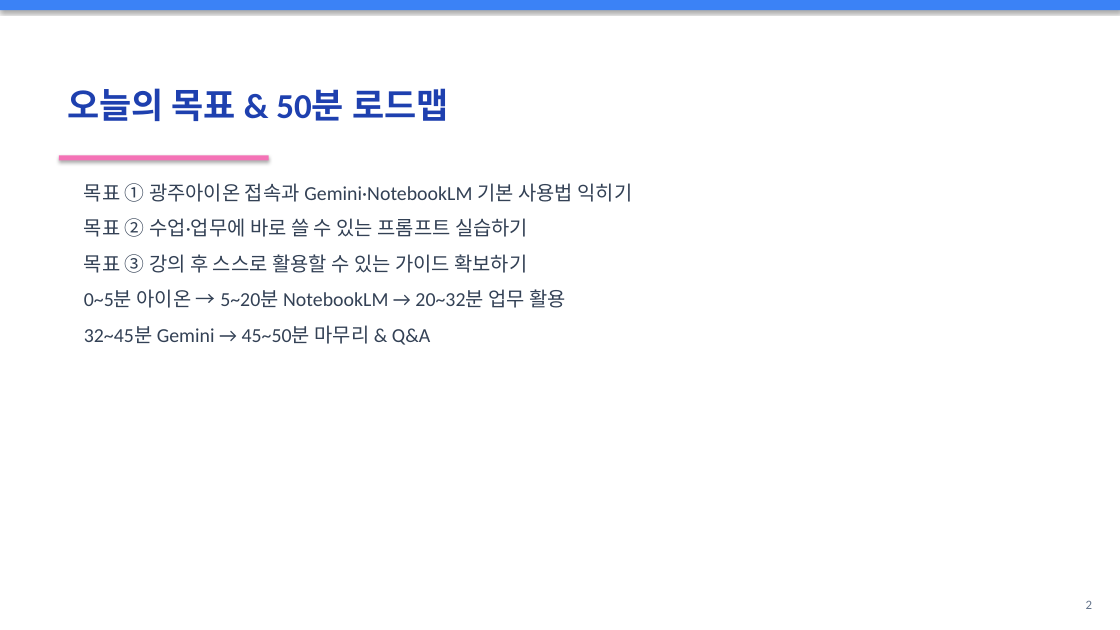
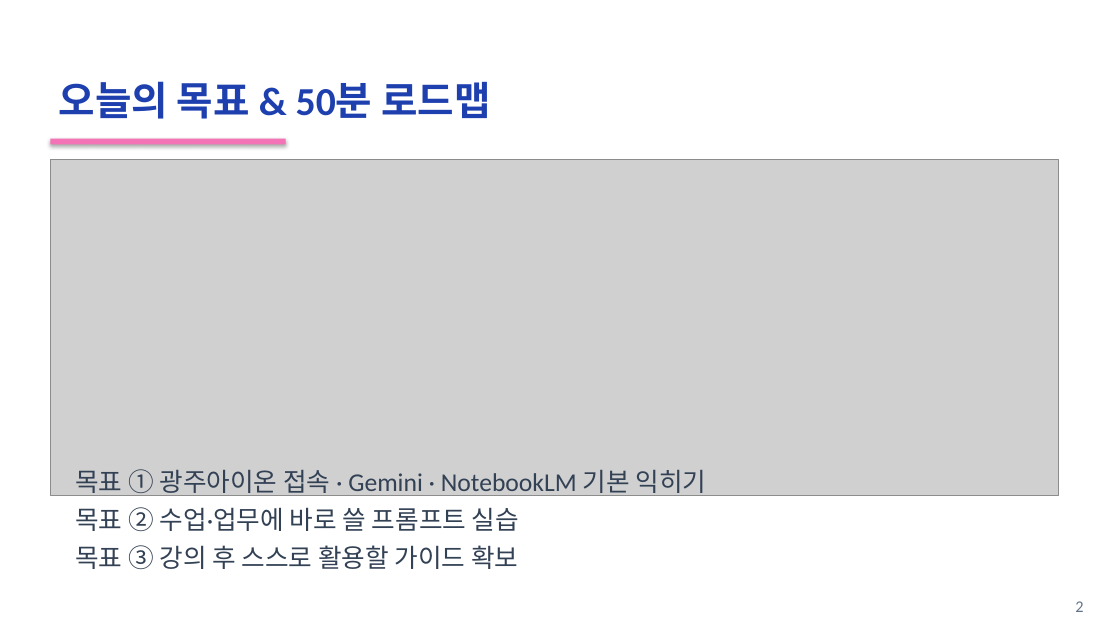
Before and after one commit to richee-pc/26AI, a slide deck: slide 2 of materials/AI_lecture_script.pptx. Drawn at 1120x630 pixels with LibreOffice and Linux fonts; fonts in the diff are those of the drawing; grey boxes stand for pictures. Boxes give left, top, right and bottom in pixels: in the first picture for what was removed or moved away, otherwise in the second. Text is boxed around its words. In the diff, an @@ line names an element or a change of style, - is before the commit and + after.

```diff
--- a/materials/AI_lecture_script.pptx
+++ b/materials/AI_lecture_script.pptx
@@ rectangle removed at <box>0,0,1120,10</box> @@
@@ text "오늘의 목표 & 50분 로드맵": place and size @@
-text "오늘의 목표 & 50분 로드맵" at <box>67,88,449,121</box>
+text "오늘의 목표 & 50분 로드맵" at <box>59,81,490,119</box>
@@ text "오늘의 목표 & 50분 로드맵" at <box>59,81,490,119</box>: size 30 to 34 pt @@
@@ rectangle: place and size @@
-rectangle at <box>59,155,269,160</box>
+rectangle at <box>50,139,286,145</box>
@@ picture added at <box>50,160,1059,496</box> @@
@@ text at <box>75,469,707,569</box>: text changed; size 17 to 22 pt @@
-목표 ① 광주아이온 접속과 Gemini·NotebookLM 기본 사용법 익히기
-목표 ② 수업·업무에 바로 쓸 수 있는 프롬프트 실습하기
-목표 ③ 강의 후 스스로 활용할 수 있는 가이드 확보하기
-0~5분 아이온 → 5~20분 NotebookLM → 20~32분 업무 활용
-32~45분 Gemini → 45~50분 마무리 & Q&A
+목표 ① 광주아이온 접속 · Gemini · NotebookLM 기본 익히기
+목표 ② 수업·업무에 바로 쓸 프롬프트 실습
+목표 ③ 강의 후 스스로 활용할 가이드 확보
@@ text "2": place and size @@
-text "2" at <box>1086,600,1092,609</box>
+text "2" at <box>1075,601,1083,612</box>
@@ text "2" at <box>1075,601,1083,612</box>: size 11 to 14 pt @@
```
Also in this commit, not shown: 5 other slides changed, 12 slides added, 4 slides removed, 10 other files.
